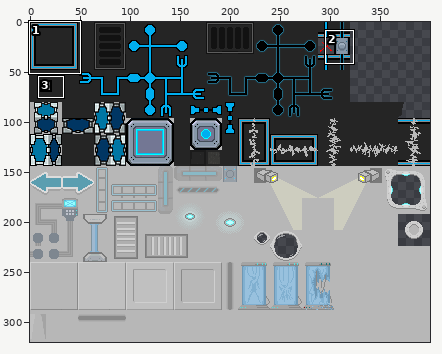
One commit to this sprite sheet: res/tileset.png. Above, an overview of the earlier version with the close-up marked.
Close-up. Before:
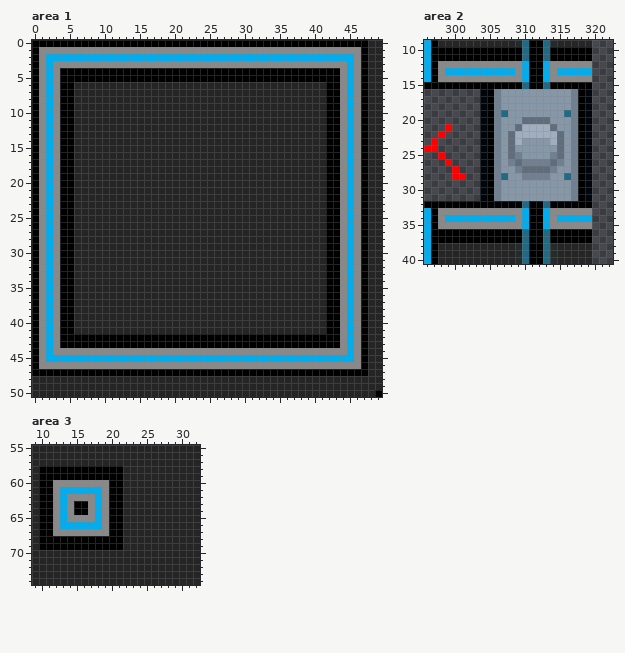
The file is 400x320 pixels. Colours within 5 levels of each other are drawn and written as one. Shown: area 1: x 0..49, y 0..50; area 2: x 296..322, y 9..40; area 3: x 9..32, y 55..74. The commit also changed other parts of the picture, which this record leaves out.
Now the later version:
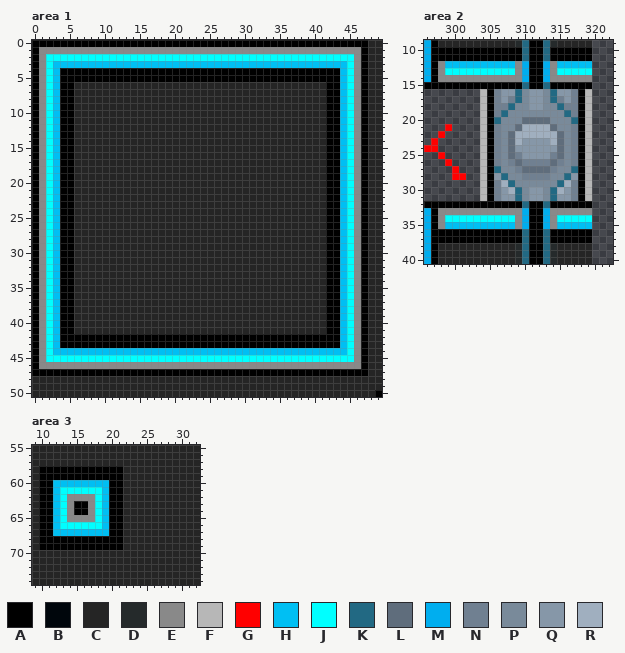
Palette (. is transparent): A #000000  B #00060c  C #252525  D #252a2b  E #898989  F #b7b7b7  G #ff0000  H #00bff3  J #00ffff  K #226983  L #5f6d7c  M #00aeef  N #708091  P #798a9a  Q #8697a8  R #a0afbf
Edits made:
Area 1:
y 2: x 2..45 MMMMMMMMMMMMMMMMMMMMMMMMMMMMMMMMMMMMMMMMMMMM -> JJJJJJJJJJJJJJJJJJJJJJJJJJJJJJJJJJJJJJJJJJJJ
y 3: x 2..45 MEEEEEEEEEEEEEEEEEEEEEEEEEEEEEEEEEEEEEEEEEEM -> JHHHHHHHHHHHHHHHHHHHHHHHHHHHHHHHHHHHHHHHHHHJ
y 4..43: x 2..3 ME -> JH; x 44..45 EM -> HJ
y 44: x 2..45 MEEEEEEEEEEEEEEEEEEEEEEEEEEEEEEEEEEEEEEEEEEM -> JHHHHHHHHHHHHHHHHHHHHHHHHHHHHHHHHHHHHHHHHHHJ
y 45: x 2..45 MMMMMMMMMMMMMMMMMMMMMMMMMMMMMMMMMMMMMMMMMMMM -> JJJJJJJJJJJJJJJJJJJJJJJJJJJJJJJJJJJJJJJJJJJJ
Area 2:
y 12: x 299..308 EEEEEEEEEE -> HHHHHHHHHH; x 315..319 EEEEE -> HHHHH
y 13: x 299..308 MMMMMMMMMM -> JJJJJJJJJJ; x 315..319 MMMMM -> JJJJJ
y 16: x 304 B -> F; x 309..310 QQ -> KP; x 313..314 QQ -> PK; x 319 B -> F
y 17: x 304 B -> F; x 308..310 QQQ -> NKP; x 313..315 QQQ -> PKN; x 319 B -> F
y 18: x 304 B -> F; x 307..310 QQQQ -> NKPP; x 313..316 QQQQ -> PPKN; x 319 B -> F
y 19: x 304 B -> F; x 308..315 QQQQQQQQ -> PPPPPPPP; x 319 B -> F
y 20: x 304 B -> F; x 306..309 NQQQ -> KPPP; x 314..317 QQQN -> PPPK; x 319 B -> F
y 21: x 304 B -> F; x 307..308 QQ -> PP; x 315..316 QQ -> PP; x 319 B -> F
y 22..26: x 304 B -> F; x 307 Q -> P; x 316 Q -> P; x 319 B -> F
y 27: x 304 B -> F; x 306..308 NQQ -> KPP; x 315..317 QQN -> PPK; x 319 B -> F
y 28: x 304 B -> F; x 306 N -> Q; x 308..309 QQ -> PP; x 314..315 QQ -> PP; x 317 N -> Q; x 319 B -> F
y 29: x 304 B -> F; x 307..316 QQQQQQQQQQ -> RKPPPPPPKR; x 319 B -> F
y 30: x 304 B -> F; x 308..310 QQQ -> RKP; x 313..315 QQQ -> PKR; x 319 B -> F
y 31: x 304 B -> F; x 309..310 QQ -> KP; x 313..314 QQ -> PK; x 319 B -> F
y 34: x 299..308 MMMMMMMMMM -> JJJJJJJJJJ; x 315..319 MMMMM -> JJJJJ
y 35: x 299..308 EEEEEEEEEE -> HHHHHHHHHH; x 315..319 EEEEE -> HHHHH
Area 3:
y 60: x 12..19 EEEEEEEE -> HHHHHHHH
y 61: x 12..19 EMMMMMME -> HJJJJJJH
y 62..65: x 12..13 EM -> HJ; x 18..19 ME -> JH
y 66: x 12..19 EMMMMMME -> HJJJJJJH
y 67: x 12..19 EEEEEEEE -> HHHHHHHH
Changed places in both close-ups, as pixel boxes (x1, y1, x2, y2):
changed: (46, 54, 354, 362)
changed: (445, 61, 592, 229)
changed: (53, 480, 109, 536)
